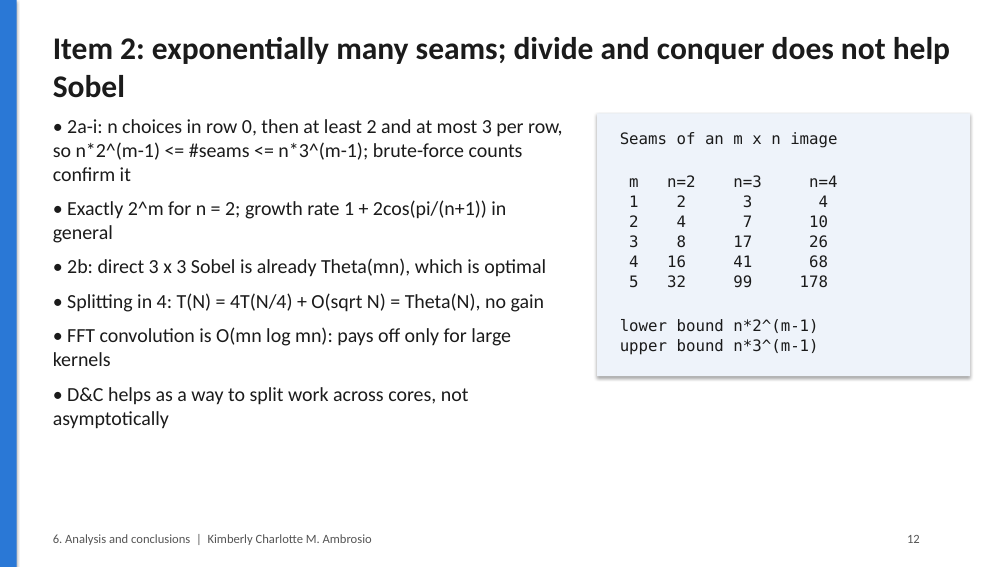
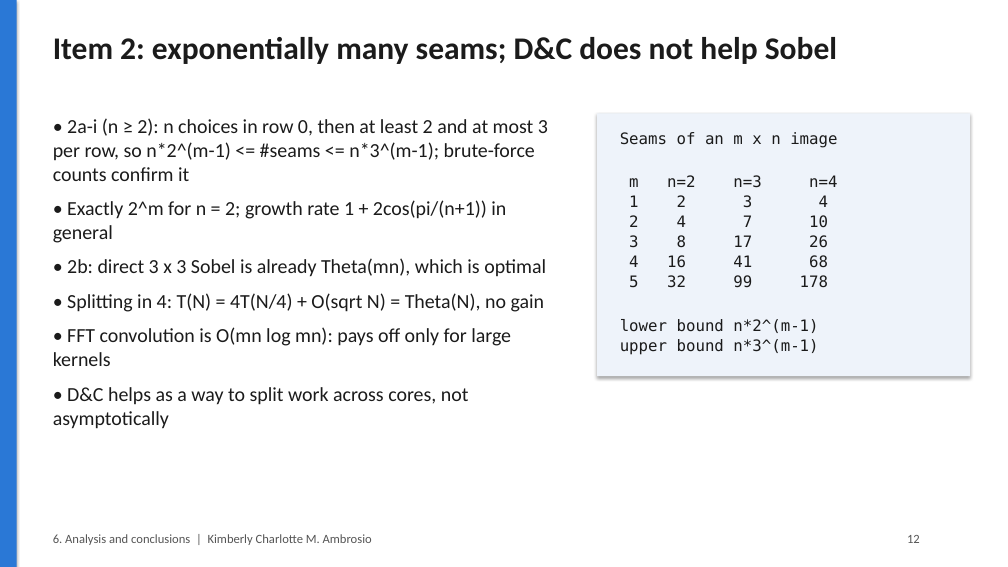
Before and after one commit to Raziqqx/seam-carving, a slide deck: slide 12 of slides/Team5_Seam_Carving.pptx. Drawn at 1008x567 pixels with LibreOffice and Linux fonts; fonts in the diff are those of the drawing. Boxes give left, top, right and bottom in pixels: in the first picture for what was removed or moved away, otherwise in the second. Text is boxed around its words. In the diff, an @@ line names an element or a change of style, - is before the commit and + after.

```diff
--- a/slides/Team5_Seam_Carving.pptx
+++ b/slides/Team5_Seam_Carving.pptx
@@ text at [53, 37, 837, 64]: text changed @@
-Item 2: exponentially many seams; divide and conquer does not help Sobel
+Item 2: exponentially many seams; D&C does not help Sobel
@@ text at [53, 118, 548, 181]: text changed @@
-• 2a-i: n choices in row 0, then at least 2 and at most 3 per row, so n*2^(m-1) <= #seams <= n*3^(m-1); brute-force counts confirm it
+• 2a-i (n ≥ 2): n choices in row 0, then at least 2 and at most 3 per row, so n*2^(m-1) <= #seams <= n*3^(m-1); brute-force counts confirm it
```
Also in this commit, not shown: 7 other slides changed, 4 other files.
